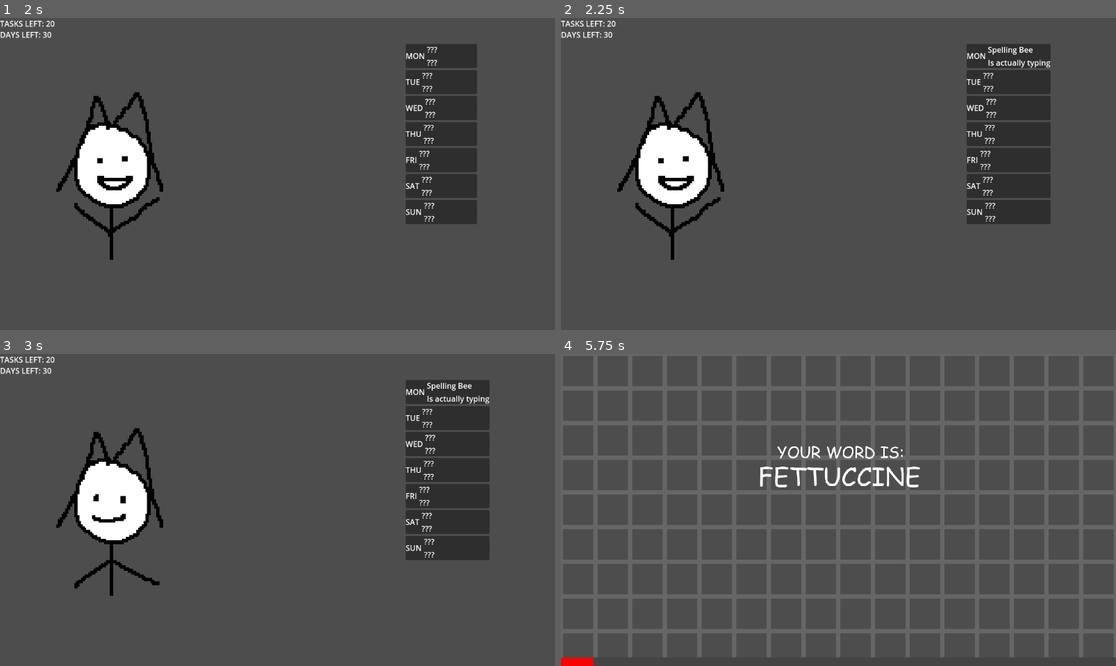
Above: before the commit, frames 1-4 (two rows, left to right).
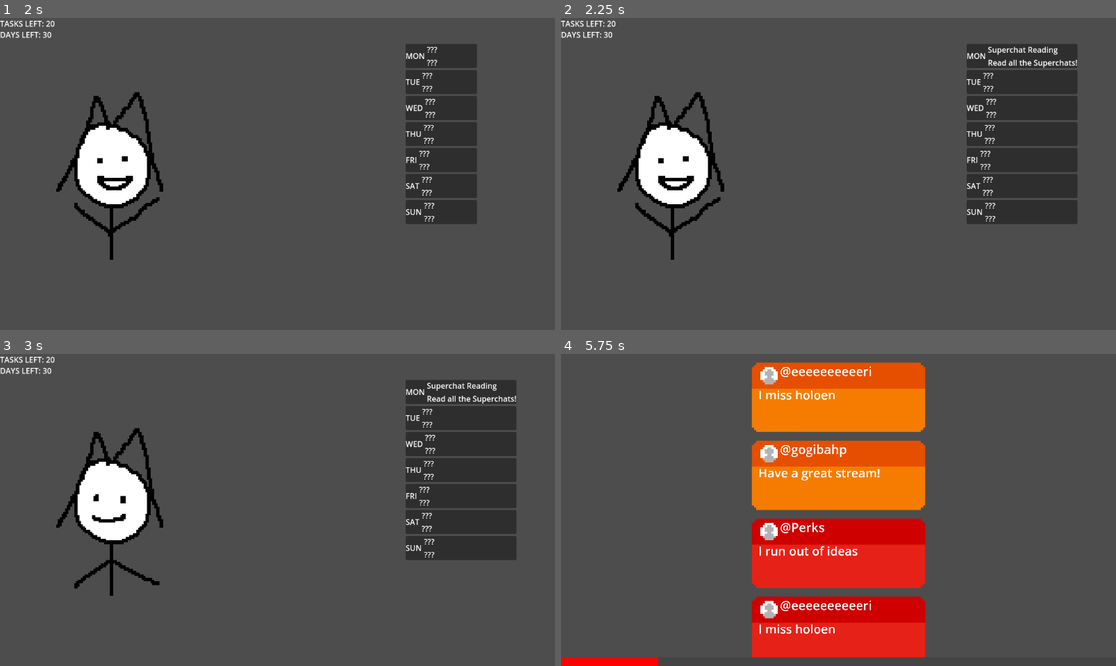
Above: after the commit, the same moments.

Repository: eeeeeeri/holojam-7
Game: Godot game, scene res://Scenes/Schedule/main.tscn
Two runs of this game, one before a commit and one after it. Both use one fixed random seed, a clock stepped at 60 frames per second and the inputs below.
Inputs (mouse positions are in pixels of both pictures, inside the frame that each line leads up to):
- Up to frame 1 (2 s): tap Enter at 0.5 s; move the mouse to (399, 158) at 0.52 s; click (399, 158) at 0.6 s; tap Space at 1.25 s; move the mouse to (166, 189) at 1.27 s; click (166, 189) at 1.35 s
- Up to frame 2 (2.25 s): move the mouse to (894, 105) at 2.02 s; click (894, 105) at 2.1 s
- Up to frame 3 (3 s): move the mouse to (249, 572) at 2.77 s; click (249, 572) at 2.85 s
- Up to frame 4 (5.75 s): move the mouse to (1005, 556) at 3.52 s; click (1005, 556) at 3.6 s; tap Enter at 4.25 s; move the mouse to (672, 463) at 4.27 s; click (672, 463) at 4.35 s; move the mouse to (866, 510) at 5.02 s; click (866, 510) at 5.1 s

Frame 1 is identical in both runs. In frame 2, 2.8% of the frame differs, in the area x 77-93%, y 8-66%; in frame 3, 2.8%; in frame 4, 42%, in the area x 0-100%, y 0-100%.

Commit message:
fix: superchat minigame was not inhereted

Diff:
--- a/Scenes/Minigames/Rugpull/rugpull.tscn
+++ b/Scenes/Minigames/Rugpull/rugpull.tscn
@@ -79,7 +79,6 @@
 
 [node name="ProgressBar" parent="." index="2"]
 offset_top = 140.0
-offset_right = 256.0
 offset_bottom = 144.0
 
 [node name="Camera2D" type="Camera2D" parent="." index="3"]
--- a/Scenes/Minigames/SpellingBee/spelling_bee.tscn
+++ b/Scenes/Minigames/SpellingBee/spelling_bee.tscn
@@ -6,6 +6,33 @@
 [ext_resource type="FontFile" uid="uid://r1j2w1tvsuqk" path="res://Assets/Fonts/comic.ttf" id="4_02kyr"]
 [ext_resource type="Texture2D" uid="uid://cr4krb7205jv0" path="res://Assets/Sprites/SpellingBee/Miss.png" id="4_xuu6n"]
 [ext_resource type="Texture2D" uid="uid://bitugfdurl0ak" path="res://Assets/Sprites/SpellingBee/fire.png" id="6_lh045"]
+
+[sub_resource type="Animation" id="Animation_02kyr"]
+length = 0.001
+tracks/0/type = "value"
+tracks/0/imported = false
+tracks/0/enabled = true
+tracks/0/path = NodePath("Miss:position")
+tracks/0/interp = 1
+tracks/0/loop_wrap = true
+tracks/0/keys = {
+"times": PackedFloat32Array(0),
+"transitions": PackedFloat32Array(1),
+"update": 0,
+"values": [Vector2(128, -32)]
+}
+tracks/1/type = "value"
+tracks/1/imported = false
+tracks/1/enabled = true
+tracks/1/path = NodePath("Fire:position")
+tracks/1/interp = 1
+tracks/1/loop_wrap = true
+tracks/1/keys = {
+"times": PackedFloat32Array(0),
+"transitions": PackedFloat32Array(1),
+"update": 0,
+"values": [Vector2(32, 176)]
+}
 
 [sub_resource type="Animation" id="Animation_xuu6n"]
 resource_name = "miss"
@@ -33,33 +60,6 @@
 "transitions": PackedFloat32Array(1, 1),
 "update": 0,
 "values": [Vector2(32, 176), Vector2(32, 112)]
-}
-
-[sub_resource type="Animation" id="Animation_02kyr"]
-length = 0.001
-tracks/0/type = "value"
-tracks/0/imported = false
-tracks/0/enabled = true
-tracks/0/path = NodePath("Miss:position")
-tracks/0/interp = 1
-tracks/0/loop_wrap = true
-tracks/0/keys = {
-"times": PackedFloat32Array(0),
-"transitions": PackedFloat32Array(1),
-"update": 0,
-"values": [Vector2(128, -32)]
-}
-tracks/1/type = "value"
-tracks/1/imported = false
-tracks/1/enabled = true
-tracks/1/path = NodePath("Fire:position")
-tracks/1/interp = 1
-tracks/1/loop_wrap = true
-tracks/1/keys = {
-"times": PackedFloat32Array(0),
-"transitions": PackedFloat32Array(1),
-"update": 0,
-"values": [Vector2(32, 176)]
 }
 
 [sub_resource type="AnimationLibrary" id="AnimationLibrary_lh045"]
@@ -219,7 +219,6 @@
 
 [node name="ProgressBar" parent="." index="2"]
 offset_top = 140.0
-offset_right = 256.0
 offset_bottom = 144.0
 
 [node name="InputHint" parent="." index="3"]
--- a/Scenes/Minigames/SuperchatReading/superchat_reading.tscn
+++ b/Scenes/Minigames/SuperchatReading/superchat_reading.tscn
@@ -1,9 +1,7 @@
-[gd_scene load_steps=18 format=3 uid="uid://cii6pkkh4uwrd"]
+[gd_scene load_steps=11 format=3 uid="uid://cy1bmab2km0gy"]
 
-[ext_resource type="Script" uid="uid://hf46e0e1jr46" path="res://Scripts/minigame.gd" id="1_3qr6b"]
+[ext_resource type="PackedScene" uid="uid://bws7safjar52n" path="res://Scenes/Minigames/minigame.tscn" id="1_3qr6b"]
 [ext_resource type="Script" uid="uid://bbifh4gfejvog" path="res://Scripts/sc_reading.gd" id="2_31min"]
-[ext_resource type="Texture2D" uid="uid://c0unxk4fygp3e" path="res://Assets/Sprites/UI/keyboard.png" id="3_7jdb1"]
-[ext_resource type="Texture2D" uid="uid://nv0x041301yv" path="res://Assets/Sprites/UI/mouse.png" id="4_ig2qi"]
 
 [sub_resource type="LabelSettings" id="LabelSettings_31min"]
 font_size = 72
@@ -96,68 +94,27 @@
 [sub_resource type="Gradient" id="Gradient_n3trh"]
 colors = PackedColorArray(1, 1, 1, 1, 1, 1, 1, 1)
 
-[sub_resource type="GradientTexture2D" id="GradientTexture2D_oc4vs"]
+[sub_resource type="GradientTexture2D" id="GradientTexture2D_ivw6d"]
 gradient = SubResource("Gradient_n3trh")
 width = 1
 height = 2
 
-[sub_resource type="Gradient" id="Gradient_vbdyv"]
+[sub_resource type="Gradient" id="Gradient_7jdb1"]
 offsets = PackedFloat32Array(0.63013697, 1)
 colors = PackedColorArray(1, 1, 1, 1, 1, 1, 1, 0)
 
-[sub_resource type="Curve" id="Curve_6hehb"]
+[sub_resource type="Curve" id="Curve_ig2qi"]
 _limits = [-1.0, 1.0, 0.0, 1.0]
 _data = [Vector2(0, 1), 0.0, 0.0, 0, 0, Vector2(1, 1), 0.0, 0.0, 0, 0]
 point_count = 2
 
-[sub_resource type="StyleBoxFlat" id="StyleBoxFlat_31min"]
-bg_color = Color(0.2665752, 0.26657522, 0.26657507, 1)
+[node name="SuperchatReading" instance=ExtResource("1_3qr6b")]
+input_type = 1
 
-[sub_resource type="StyleBoxFlat" id="StyleBoxFlat_ivw6d"]
-bg_color = Color(1, 0, 0, 1)
-
-[sub_resource type="AtlasTexture" id="AtlasTexture_dejql"]
-atlas = ExtResource("4_ig2qi")
-region = Rect2(0, 0, 48, 48)
-
-[sub_resource type="AtlasTexture" id="AtlasTexture_ixgfj"]
-atlas = ExtResource("4_ig2qi")
-region = Rect2(48, 0, 48, 48)
-
-[sub_resource type="SpriteFrames" id="SpriteFrames_n3hfy"]
-animations = [{
-"frames": [{
-"duration": 1.0,
-"texture": ExtResource("3_7jdb1")
-}],
-"loop": true,
-"name": &"keyboard",
-"speed": 5.0
-}, {
-"frames": [{
-"duration": 1.0,
-"texture": SubResource("AtlasTexture_dejql")
-}, {
-"duration": 1.0,
-"texture": SubResource("AtlasTexture_ixgfj")
-}],
-"loop": true,
-"name": &"mouse",
-"speed": 5.0
-}]
-
-[node name="SuperchatReading" type="Node2D" node_paths=PackedStringArray("end_timer", "progress_bar", "input_hint")]
-script = ExtResource("1_3qr6b")
-end_timer = NodePath("EndTimer")
-progress_bar = NodePath("ProgressBar")
-input_hint = NodePath("InputHint")
-input_type = 1
-metadata/_custom_type_script = "uid://hf46e0e1jr46"
-
-[node name="Control" type="Node2D" parent="."]
+[node name="Control" type="Node2D" parent="." index="0"]
 script = ExtResource("2_31min")
 
-[node name="AllDone" type="Label" parent="Control"]
+[node name="AllDone" type="Label" parent="Control" index="0"]
 visible = false
 anchors_preset = 8
 anchor_left = 0.5
@@ -177,17 +134,17 @@
 horizontal_alignment = 1
 vertical_alignment = 1
 
-[node name="AnimationPlayer" type="AnimationPlayer" parent="Control"]
+[node name="AnimationPlayer" type="AnimationPlayer" parent="Control" index="1"]
 root_node = NodePath("../AllDone")
 libraries = {
 &"": SubResource("AnimationLibrary_7jdb1")
 }
 
-[node name="Confetti" type="CPUParticles2D" parent="Control"]
+[node name="Confetti" type="CPUParticles2D" parent="Control" index="2"]
 position = Vector2(0, -54)
 emitting = false
 amount = 32
-texture = SubResource("GradientTexture2D_oc4vs")
+texture = SubResource("GradientTexture2D_ivw6d")
 one_shot = true
 explosiveness = 1.0
 spread = 180.0
@@ -196,30 +153,23 @@
 initial_velocity_max = 200.0
 angle_max = 360.0
 color = Color(1, 0.66999996, 0.66999996, 1)
-color_ramp = SubResource("Gradient_vbdyv")
+color_ramp = SubResource("Gradient_7jdb1")
 hue_variation_min = -1.0
 hue_variation_max = 1.0
-hue_variation_curve = SubResource("Curve_6hehb")
+hue_variation_curve = SubResource("Curve_ig2qi")
 
-[node name="EndTimer" type="Timer" parent="."]
-wait_time = 4.0
-one_shot = true
-autostart = true
-
-[node name="Camera2D" type="Camera2D" parent="."]
+[node name="Camera2D" type="Camera2D" parent="." index="1"]
 position = Vector2(0, -54)
 zoom = Vector2(4.5, 4.5)
 
-[node name="ProgressBar" type="ProgressBar" parent="."]
+[node name="EndTimer" parent="." index="2"]
+wait_time = 4.0
+
+[node name="ProgressBar" parent="." index="3"]
 offset_left = -128.0
 offset_top = 14.0
 offset_right = 128.0
 offset_bottom = 18.0
-theme_override_styles/background = SubResource("StyleBoxFlat_31min")
-theme_override_styles/fill = SubResource("StyleBoxFlat_ivw6d")
-show_percentage = false
 
-[node name="InputHint" type="AnimatedSprite2D" parent="."]
+[node name="InputHint" parent="." index="4"]
 position = Vector2(0, -54)
-sprite_frames = SubResource("SpriteFrames_n3hfy")
-animation = &"mouse"
--- a/Scenes/Minigames/minigame.tscn
+++ b/Scenes/Minigames/minigame.tscn
@@ -52,8 +52,8 @@
 autostart = true
 
 [node name="ProgressBar" type="ProgressBar" parent="."]
-offset_right = 4.0
-offset_bottom = 27.0
+offset_right = 256.0
+offset_bottom = 4.0
 theme_override_styles/background = SubResource("StyleBoxFlat_mhhjm")
 theme_override_styles/fill = SubResource("StyleBoxFlat_33s2o")
 show_percentage = false
--- a/Scripts/globals.gd
+++ b/Scripts/globals.gd
@@ -4,8 +4,8 @@
 
 var minigames = [
 	# Minigame.minigame("res://Scenes/Minigames/minigame.tscn","Test","Description Test"),
-	#Minigame.minigame("res://Scenes/Minigames/SuperchatReading/superchat_reading.tscn","Superchat Reading","Read all the Superchats!"),
-	#Minigame.minigame("res://Scenes/Minigames/Rugpull/rugpull.tscn","Scam with $KRONII","Sell $KRONII at a High!"),
+	Minigame.minigame("res://Scenes/Minigames/SuperchatReading/superchat_reading.tscn","Superchat Reading","Read all the Superchats!"),
+	Minigame.minigame("res://Scenes/Minigames/Rugpull/rugpull.tscn","Scam with $KRONII","Sell $KRONII at a High!"),
 	Minigame.minigame("res://Scenes/Minigames/SpellingBee/spelling_bee.tscn","Spelling Bee","Is actually typing"),
 ]
 
--- a/Scripts/minigame.gd
+++ b/Scripts/minigame.gd
@@ -10,7 +10,8 @@
 var scene_file: String
 var title: String
 var description: String
-var played: bool
+var progress: float
+var done: bool
 
 static func minigame(new_scene_file: String, new_title: String, new_description: String) -> Minigame:
 	var new_minigame := Minigame.new()
@@ -29,13 +30,14 @@
 			input_hint.play("mouse")
 
 func _process(delta: float) -> void:
-	progress_bar.value = end_timer.wait_time - end_timer.time_left
 
 	if Input.is_anything_pressed():
 		input_hint.visible = false
 
+	progress = end_timer.wait_time - end_timer.time_left
+	progress_bar.value = progress
+
 	if end_timer.time_left <= 0:
-
 		# Progress the week
 		if Globals.today == Globals.WeekDay.SUN:
 			Globals.today = Globals.WeekDay.MON
--- a/Scripts/rugpull.gd
+++ b/Scripts/rugpull.gd
@@ -4,6 +4,7 @@
 @onready var sell_button: TextureButton = $SellButton
 @onready var yes_dollar: CPUParticles2D = $YesDollar
 @onready var no_dollar: CPUParticles2D = $NoDollar
+@onready var minigame: Minigame = $".."
 var step := 0
 var value := 96
 var last_value := 96
@@ -27,4 +28,5 @@
 		yes_dollar.visible = true
 	else:
 		no_dollar.visible = true
+	minigame.done = true
 	sell_button.disabled = true
--- a/Scripts/sc_reading.gd
+++ b/Scripts/sc_reading.gd
@@ -2,6 +2,7 @@
 
 const SUPERCHAT = preload("uid://d16ukgas0boul")
 @onready var animation_player: AnimationPlayer = $AnimationPlayer
+@onready var minigame: Minigame = $".."
 
 var superchats = []
 var sc_num := 0
@@ -25,4 +26,5 @@
 				animation_player.play("appear")
 
 				Globals.last_minigame_won = true
+				minigame.done = true
 				won = true
--- a/Scripts/spelling_bee.gd
+++ b/Scripts/spelling_bee.gd
@@ -4,6 +4,7 @@
 @onready var anwser: Label = $Anwser
 @onready var animation_player: AnimationPlayer = $AnimationPlayer
 @onready var confetti: CPUParticles2D = $Confetti
+@onready var minigame: Minigame = $".."
 
 const words = [
 	"SUPERCALIFRAGILISTICEXPIALIDOCIOUS",
@@ -41,8 +42,10 @@
 			anwser.text = typed
 			if !word.begins_with(typed) and !missed:
 				animation_player.play("miss")
+				minigame.done = true
 				missed = true
 			if word == typed:
 				Globals.last_minigame_won = true
+				minigame.done = true
 				anwser.modulate = Color.GREEN
 				confetti.emitting = true
